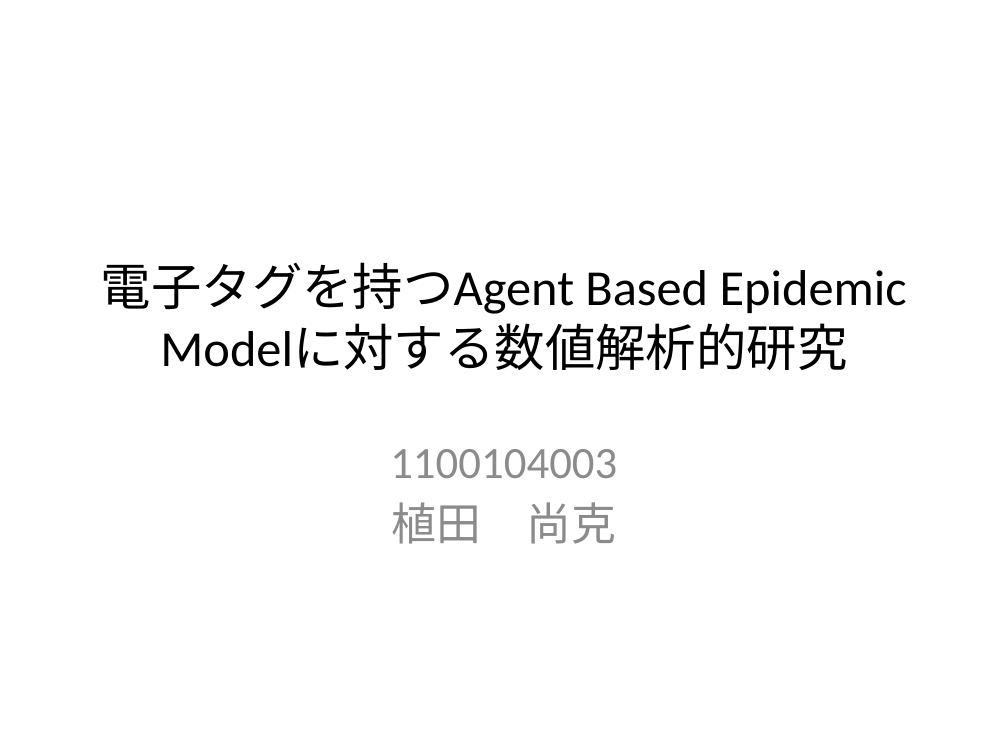
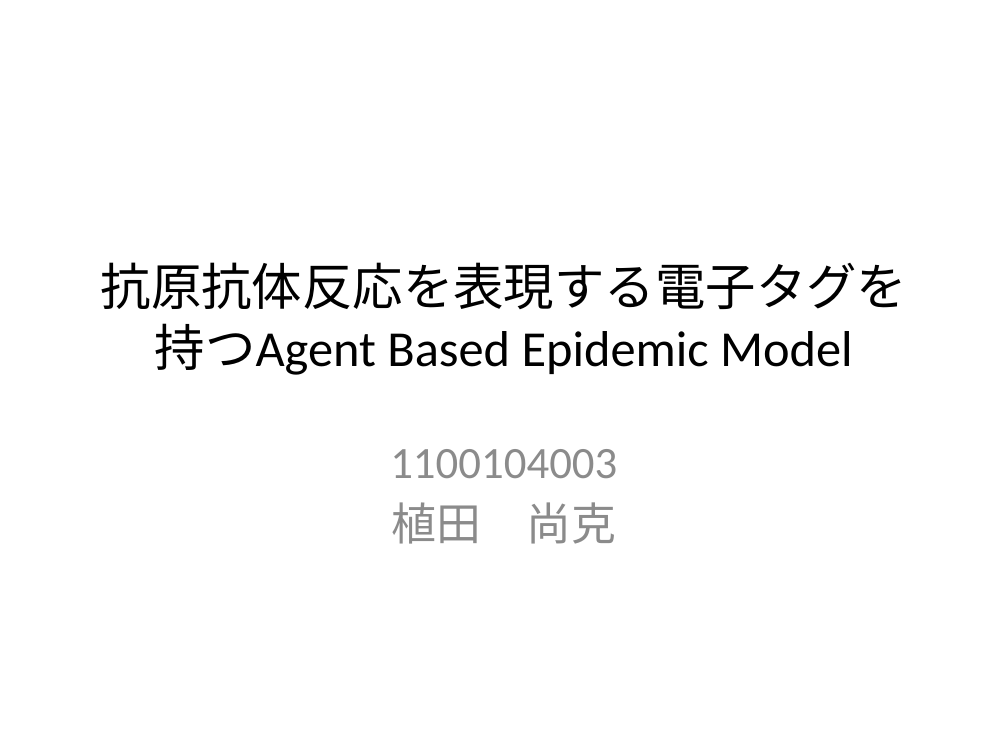
Before and after one commit to nkud/Research-BB, a slide deck: slide 1 of ppt/卒業研究.pptx. Drawn at 1008x756 pixels with LibreOffice and Linux fonts; fonts in the diff are those of the drawing. Boxes give left, top, right and bottom in pixels: in the first picture for what was removed or moved away, otherwise in the second. Text is boxed around its words. In the diff, an @@ line names an element or a change of style, - is before the commit and + after.

```diff
--- a/ppt/卒業研究.pptx
+++ b/ppt/卒業研究.pptx
@@ title at <box>101,262,907,375</box>: text changed @@
-電子タグを持つAgent Based Epidemic Modelに対する数値解析的研究
+抗原抗体反応を表現する電子タグを持つAgent Based Epidemic Model
```
Also in this commit, not shown: 6 other slides changed, 1 slide added, 4 slides removed.
